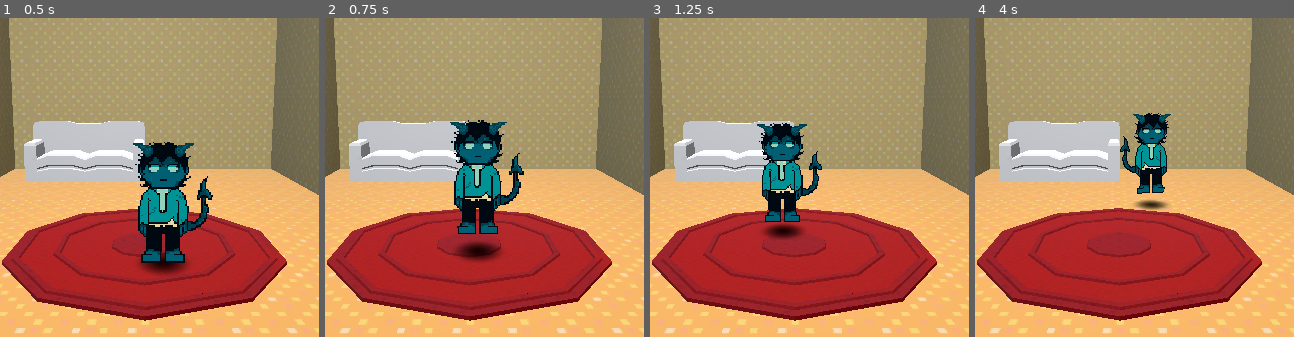
Above: before the commit, frames 1-4 (left to right).
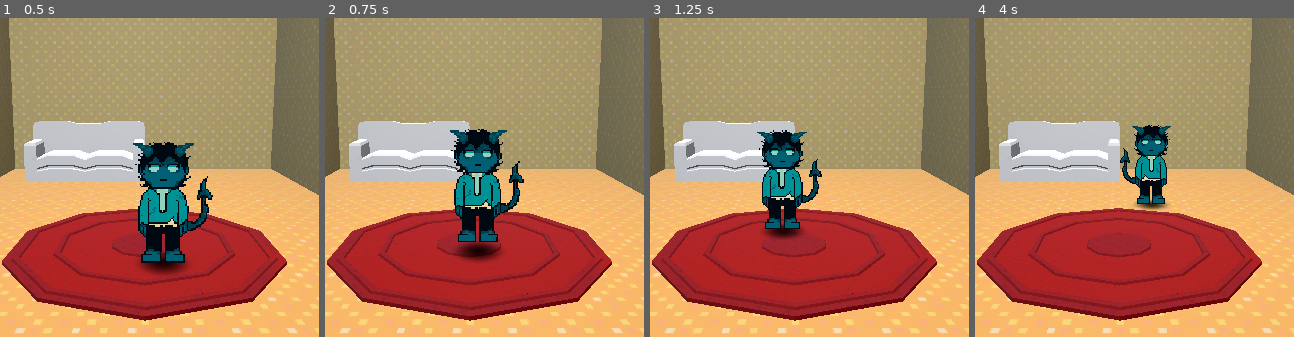
Above: after the commit, the same moments.

Repository: pauloBFalmeida/gamejam17
Game: Godot game, scene res://MAIN/main_game.tscn
Two runs of this game, one before a commit and one after it. Both use one fixed random seed, a clock stepped at 60 frames per second and the inputs below.
Inputs:
- Up to frame 1 (0.5 s): no input
- Up to frame 2 (0.75 s): tap Enter (ui_accept) at 0.5 s; hold Up (ui_up) from 0.53 s (still down); hold Enter (ui_accept) from 0.53 s (still down)
- Up to frame 3 (1.25 s): keep holding Up (ui_up); keep holding Enter (ui_accept)
- Up to frame 4 (4 s): release Up (ui_up) at 1.28 s; release Enter (ui_accept) at 1.28 s; tap Enter (ui_accept) at 1.35, 1.52, 1.82, 2.85, 3.02, 3.32 s; hold Enter (ui_accept) 2.03-2.78 s; hold Up (ui_up) 2.03-3.53 s; hold Enter (ui_accept) from 3.53 s (still down)
The pictures show only the part of the screen within x 27-77%, y 32-82%; the shares and areas given below are measured in that part.

Frame 1 is identical in both runs. In frame 2, 3.8% of the frame differs, in the area x 39-63%, y 31-71%; in frame 3, 2.9%; in frame 4, 2.5%.

Commit message:
pulinhos como tween

Diff:
--- a/game/Cenas/personagem/movimentacao.gd
+++ b/game/Cenas/personagem/movimentacao.gd
@@ -5,8 +5,8 @@
 ## distancia chegar objetivo (squared)
 @export var dist_chegar := 0.02
 
-@export var pulinho_altura := 0.12
-@export var pulinho_freq := 8.0
+@export var pulinho_altura := 0.08
+@export var pulinho_freq := 0.3
 
 
 const min_x_direcao := 0.6
@@ -21,8 +21,12 @@
 var acc_time := 0.0
 
 var tween_rot : Tween
+var tween_pulinhos : Tween
 
 func _unhandled_input(event: InputEvent) -> void:
+	if event.is_action_pressed("ui_up"):
+		comecar_pulinhos()
+
 	if event.is_action_pressed("ui_accept"):
 		var random_pos := Vector3.ZERO
 		random_pos.x = randf_range(-1.2, 1.2)
@@ -44,13 +48,18 @@
 
 func _comecar_andar() -> void:
 	esta_andando = true
+	comecar_pulinhos()
+
+func _parar_andar() -> void:
+	esta_andando = false
+	parar_pulinhos()
 
 func get_direcao() -> Vector3:
 	var dest := navigation_agent_3d.get_next_path_position()
 	var local_dest = dest - personagem.global_position
 
 	if local_dest.length_squared() < dist_chegar:
-		esta_andando = false
+		_parar_andar()
 
 	var direction = local_dest.normalized()
 	return direction
@@ -63,7 +72,7 @@
 
 	tween_rot = create_tween()
 	tween_rot.set_ease(Tween.EASE_IN_OUT)
-	tween_rot.set_trans(Tween.TRANS_LINEAR)
+	tween_rot.set_trans(Tween.TRANS_SINE)
 	tween_rot.tween_property(
 		sprite_3d,
 		"rotation:y",
@@ -74,9 +83,38 @@
 	sprite_3d.flip_h = horario
 	sprite_3d.rotation.y = 0.0
 
-func pulinhos(delta: float) -> void:
-	if not esta_andando: return
+func comecar_pulinhos() -> void:
+	if tween_pulinhos:
+		tween_pulinhos.stop()
 
-	acc_time += delta
+	tween_pulinhos = create_tween()
+	tween_pulinhos.set_ease(Tween.EASE_IN_OUT)
+	tween_pulinhos.set_trans(Tween.TRANS_QUAD)
+	tween_pulinhos.tween_property(
+		img_pivot,
+		"position:y",
+		pulinho_altura,
+		pulinho_freq
+	).from(0.0)
+	#await tween_pulinhos.finished
+	tween_pulinhos.tween_property(
+		img_pivot,
+		"position:y",
+		0.0,
+		pulinho_freq
+	).from(pulinho_altura)
+	tween_pulinhos.set_loops()
 
-	img_pivot.position.y = abs(sin(acc_time*pulinho_freq) * pulinho_altura)
+func parar_pulinhos() -> void:
+	if tween_pulinhos:
+		tween_pulinhos.stop()
+
+	var tween := create_tween()
+	tween.set_ease(Tween.EASE_OUT)
+	tween.set_trans(Tween.TRANS_CUBIC)
+	tween.tween_property(
+		img_pivot,
+		"position:y",
+		0.0,
+		pulinho_freq
+	).from_current()
--- a/game/Cenas/personagem/personagem.gd
+++ b/game/Cenas/personagem/personagem.gd
@@ -9,6 +9,4 @@
 
 	velocity = movimentacao.get_direcao() * movimentacao.velocidade
 
-	movimentacao.pulinhos(delta)
-
 	move_and_slide()
